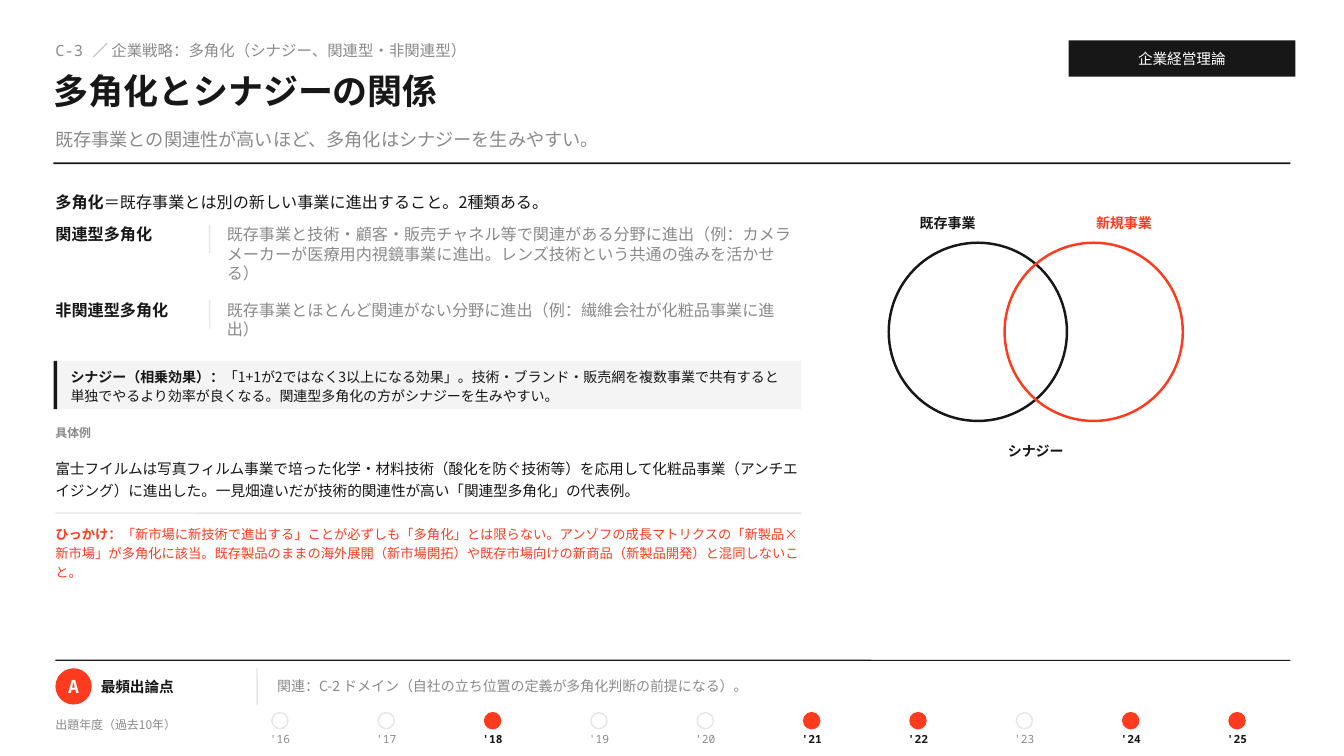
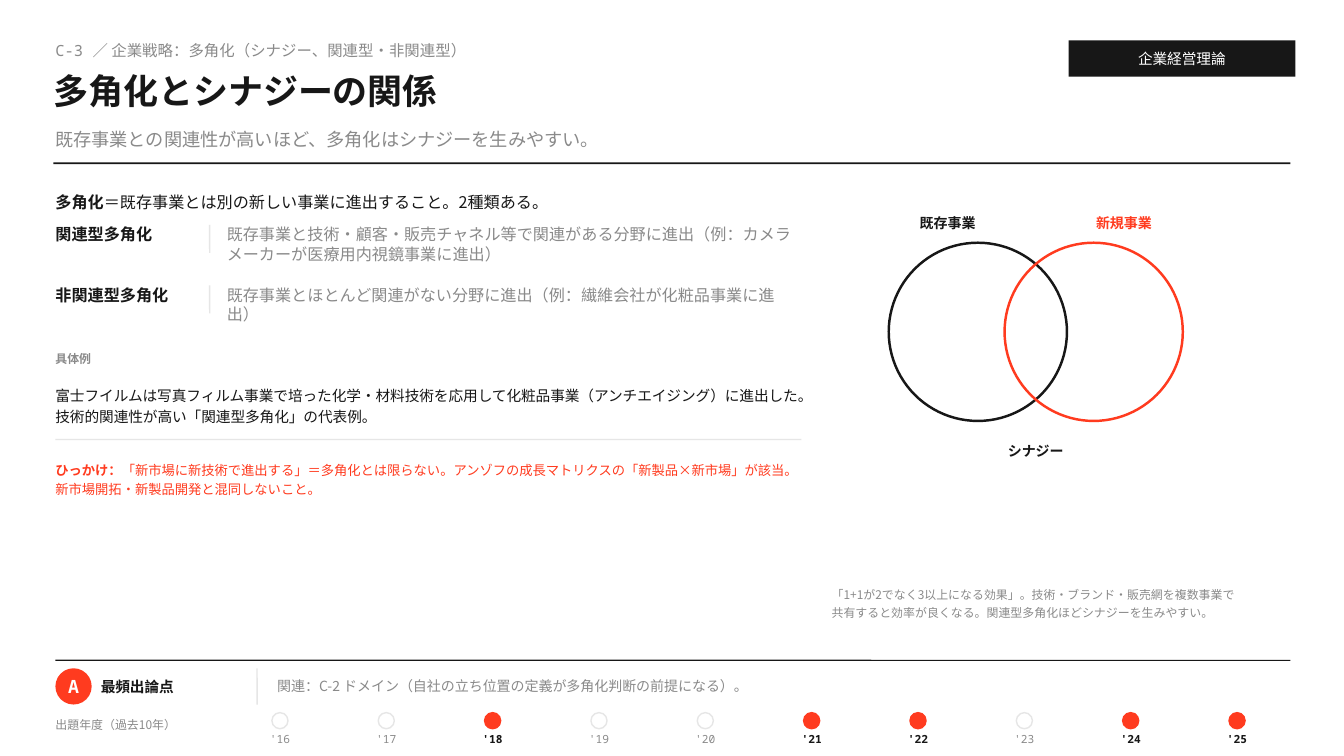
Before and after one commit to MasatoshiSano/SMEC, a slide deck: slide 10 of slides/1st_stage/C_business_administration.pptx. Drawn at 1344x756 pixels with LibreOffice and Linux fonts; fonts in the diff are those of the drawing. Boxes give left, top, right and bottom in pixels: in the first picture for what was removed or moved away, otherwise in the second. Text is boxed around its words. In the diff, an @@ line names an element or a change of style, - is before the commit and + after.

```diff
--- a/slides/1st_stage/C_business_administration.pptx
+++ b/slides/1st_stage/C_business_administration.pptx
@@ text at [227,226,791,261]: text changed @@
-既存事業と技術・顧客・販売チャネル等で関連がある分野に進出（例：カメラメーカーが医療用内視鏡事業に進出。レンズ技術という共通の強みを活かせる）
+既存事業と技術・顧客・販売チャネル等で関連がある分野に進出（例：カメラメーカーが医療用内視鏡事業に進出）
@@ 2 texts, 1 line: place and size @@
-2 texts, 1 line at [55,300,775,336]
+2 texts, 1 line at [55,285,775,321]
@@ text "具体例": place and size @@
-text "具体例" at [55,427,798,498]
+text "具体例" at [55,353,812,424]
@@ text at [55,388,812,424]: text changed @@
-富士フイルムは写真フィルム事業で培った化学・材料技術（酸化を防ぐ技術等）を応用して化粧品事業（アンチエイジング）に進出した。一見畑違いだが技術的関連性が高い「関連型多角化」の代表例。
+富士フイルムは写真フィルム事業で培った化学・材料技術を応用して化粧品事業（アンチエイジング）に進出した。技術的関連性が高い「関連型多角化」の代表例。
@@ rectangle removed at [55,361,802,409] @@
@@ line removed from (55, 361) to (55, 409) @@
@@ line moved from (55, 513) - (802, 513) to (55, 440) - (802, 440) @@
@@ text at [55,463,797,495]: text changed @@
-ひっかけ：「新市場に新技術で進出する」ことが必ずしも「多角化」とは限らない。アンゾフの成長マトリクスの「新製品×新市場」が多角化に該当。既存製品のままの海外展開（新市場開拓）や既存市場向けの新商品（新製品開発）と混同しないこと。
+ひっかけ：「新市場に新技術で進出する」＝多角化とは限らない。アンゾフの成長マトリクスの「新製品×新市場」が該当。新市場開拓・新製品開発と混同しないこと。
@@ text at [832,589,1235,618]: text changed; size 10 to 8.5 pt; text colour #171717 to #8A8A8A @@
-シナジー（相乗効果）：「1+1が2ではなく3以上になる効果」。技術・ブランド・販売網を複数事業で共有すると単独でやるより効率が良くなる。関連型多角化の方がシナジーを生みやすい。
+「1+1が2でなく3以上になる効果」。技術・ブランド・販売網を複数事業で共有すると効率が良くなる。関連型多角化ほどシナジーを生みやすい。
```
Also in this commit, not shown: 6 other slides changed, 2 other files.
